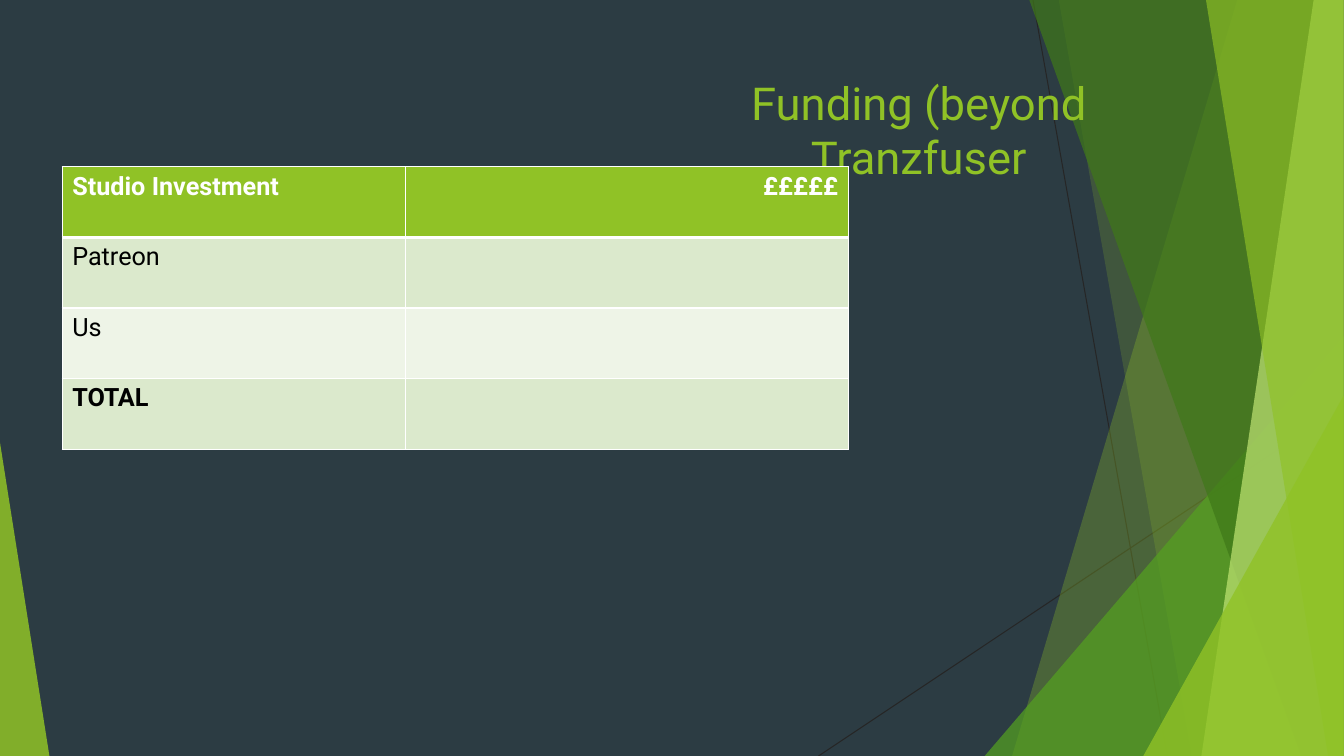
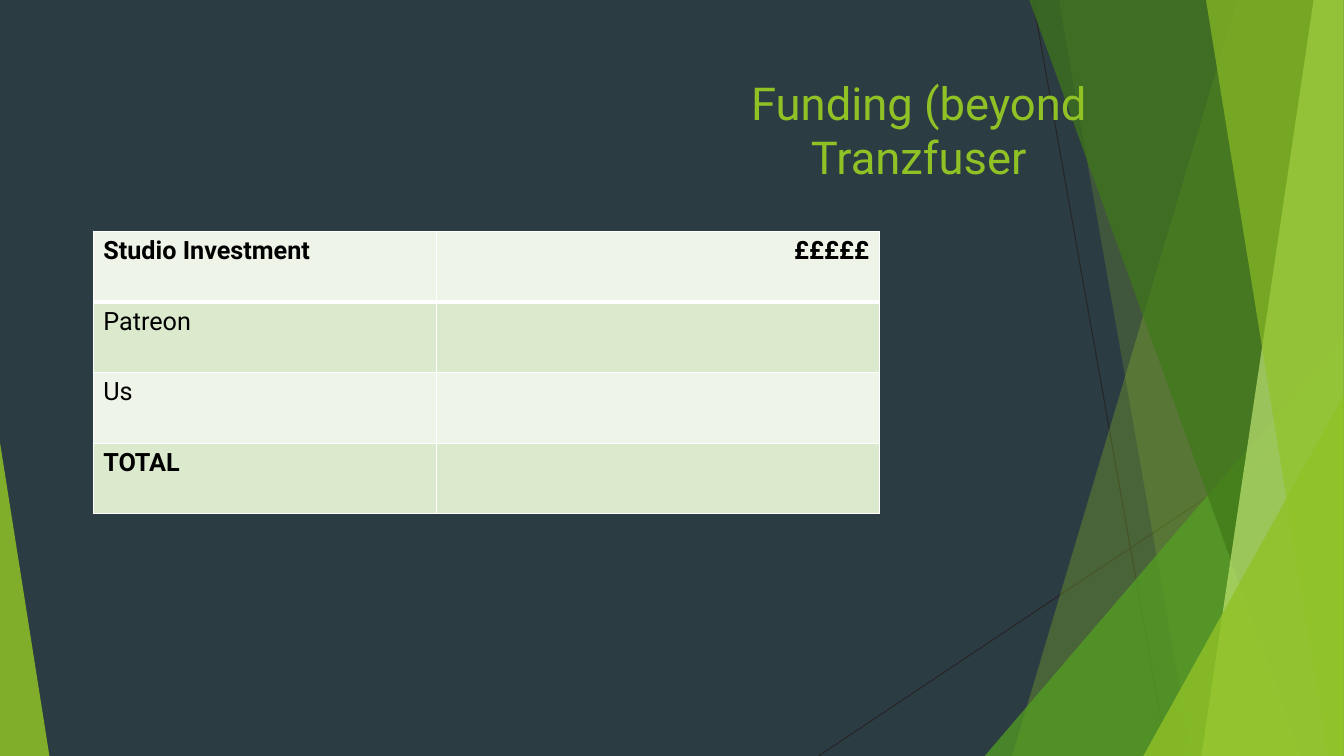
Before and after one commit to Pilokio/Tranzfuser, a slide deck: slide 11 of Virtual Pitch Presentation/Pitch.pptx. Drawn at 1344x756 pixels with LibreOffice and Linux fonts; fonts in the diff are those of the drawing. Boxes give left, top, right and bottom in pixels: in the first picture for what was removed or moved away, otherwise in the second. Text is boxed around its words. In the diff, an @@ line names an element or a change of style, - is before the commit and + after.

```diff
--- a/Virtual Pitch Presentation/Pitch.pptx
+++ b/Virtual Pitch Presentation/Pitch.pptx
@@ table at <box>94,231,880,513</box> @@
@@ fill #90C226 to #EEF4E8 in row 1 @@
@@ text colour #FFFFFF to #000000 in "Studio Investment", "£££££" @@
@@ table: place and size @@
-table at <box>63,166,849,449</box>
+table at <box>94,231,880,513</box>
```
Also in this commit, not shown: 3 other slides changed, 5 other files.
